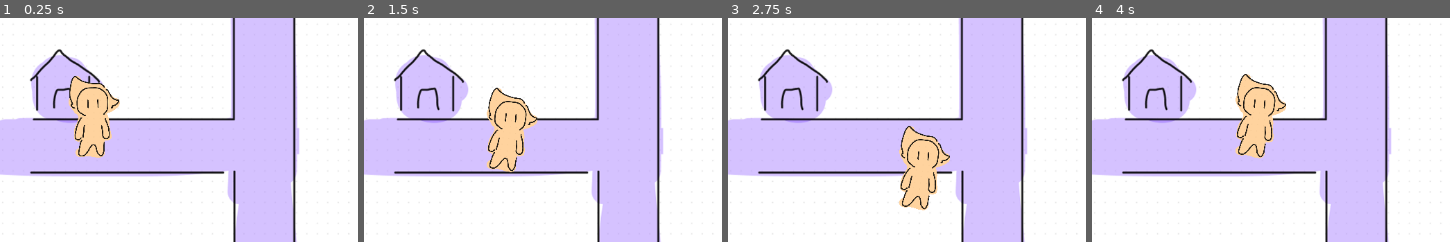
Above: before the commit, frames 1-4 (left to right).
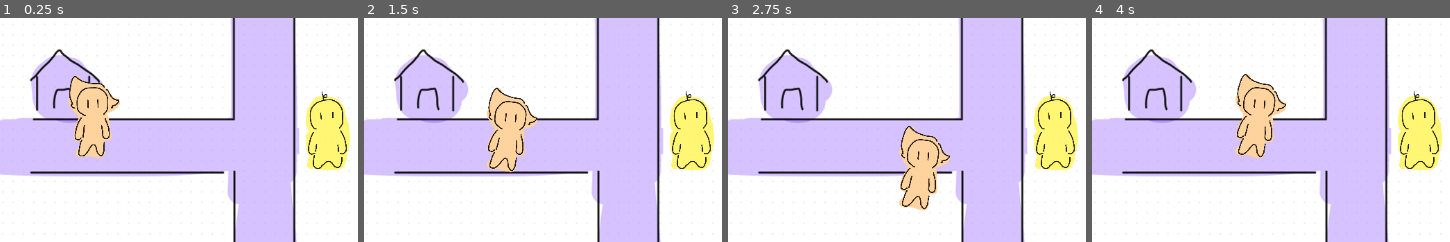
Above: after the commit, the same moments.

Repository: Mantegg/SwordOfCode
Game: Godot game, scene res://Overworld/Overworld.tscn
Same seed, same stepped clock (60 frames per second), same inputs: the game is played once before the commit and once after it. This scene is started directly instead of the project's main scene.
Inputs:
- Up to frame 1 (0.25 s): no input
- Up to frame 2 (1.5 s): tap Enter at 0.5 s; hold D (right) 0.53-1.28 s; hold S (down) from 1.28 s (still down)
- Up to frame 3 (2.75 s): release S (down) at 2.03 s; hold D (right) from 2.03 s (still down)
- Up to frame 4 (4 s): release D (right) at 2.78 s; hold W (up) 2.78-3.53 s; hold A (left) from 3.53 s (still down)
The pictures show only the part of the screen within x 24-74%, y 30-80%; the shares and areas given below are measured in that part.

The runs differ from the first frame. In frame 1, 3.6% of the frame differs, in the area x 85-98%, y 32-68%; in frame 2, 3.6%; in frame 3, 3.6%; in frame 4, 3.6%.

Commit message:
12/2/24
add npc

Diff:
--- a/Overworld/Characters/Main.tscn
+++ b/Overworld/Characters/Main.tscn
@@ -1,7 +1,8 @@
-[gd_scene load_steps=8 format=3 uid="uid://hu1v677gvvig"]
+[gd_scene load_steps=10 format=3 uid="uid://hu1v677gvvig"]
 
 [ext_resource type="Script" path="res://Overworld/Characters/Player.gd" id="1_13hae"]
 [ext_resource type="Texture2D" uid="uid://c4fqid13h7egl" path="res://Assets/mainCharacter.png" id="1_dfow4"]
+[ext_resource type="Texture2D" uid="uid://c2r1dyrqluao2" path="res://Assets/btnF.png" id="3_gxfdl"]
 
 [sub_resource type="RectangleShape2D" id="RectangleShape2D_48k7k"]
 size = Vector2(55, 113)
@@ -60,7 +61,10 @@
 "walk": SubResource("Animation_n11x5")
 }
 
-[node name="CharacterBody2D" type="CharacterBody2D"]
+[sub_resource type="CircleShape2D" id="CircleShape2D_7em0l"]
+radius = 66.0
+
+[node name="Player" type="CharacterBody2D"]
 script = ExtResource("1_13hae")
 
 [node name="Sprite2D" type="Sprite2D" parent="."]
@@ -68,6 +72,12 @@
 rotation = 0.139626
 scale = Vector2(0.124, 0.124)
 texture = ExtResource("1_dfow4")
+
+[node name="F button" type="Sprite2D" parent="."]
+visible = false
+position = Vector2(-4.76837e-07, -87)
+scale = Vector2(0.061551, 0.0564443)
+texture = ExtResource("3_gxfdl")
 
 [node name="CollisionShape2D" type="CollisionShape2D" parent="."]
 position = Vector2(-0.500004, 0.499996)
@@ -77,3 +87,11 @@
 libraries = {
 "": SubResource("AnimationLibrary_noyrw")
 }
+
+[node name="Area2D" type="Area2D" parent="."]
+
+[node name="CollisionShape2D" type="CollisionShape2D" parent="Area2D"]
+shape = SubResource("CircleShape2D_7em0l")
+
+[connection signal="body_entered" from="Area2D" to="." method="_on_area_2d_body_entered"]
+[connection signal="body_exited" from="Area2D" to="." method="_on_area_2d_body_exited"]
--- a/Overworld/Characters/Player.gd
+++ b/Overworld/Characters/Player.gd
@@ -3,6 +3,7 @@
 
 const SPEED = 100.0
 @onready var animationPlayer = $AnimationPlayer
+@onready var area = $Area2D
 
 func _physics_process(delta):
 
@@ -15,3 +16,12 @@
 		animationPlayer.play("walk")
 
 	move_and_slide()
+
+func _on_area_2d_body_entered(body):
+	if body.is_in_group("interect"):
+		$"F button".visible = true
+
+
+func _on_area_2d_body_exited(body):
+	if body.is_in_group("interect"):
+		$"F button".visible = false
--- /dev/null
+++ b/Overworld/Characters/npc.tscn
@@ -0,0 +1,15 @@
+[gd_scene load_steps=3 format=3 uid="uid://du5nhsgb2to7p"]
+
+[ext_resource type="Texture2D" uid="uid://cldl0ybwlvphi" path="res://Assets/npc.png" id="1_iuu7q"]
+
+[sub_resource type="RectangleShape2D" id="RectangleShape2D_rmu0q"]
+size = Vector2(68, 108)
+
+[node name="npc" type="CharacterBody2D" groups=["interect"]]
+
+[node name="Sprite2D" type="Sprite2D" parent="."]
+scale = Vector2(0.124, 0.124)
+texture = ExtResource("1_iuu7q")
+
+[node name="CollisionShape2D2" type="CollisionShape2D" parent="."]
+shape = SubResource("RectangleShape2D_rmu0q")
--- a/Overworld/Overworld.tscn
+++ b/Overworld/Overworld.tscn
@@ -1,7 +1,8 @@
-[gd_scene load_steps=3 format=3 uid="uid://b653rd55lmn2h"]
+[gd_scene load_steps=4 format=3 uid="uid://b653rd55lmn2h"]
 
 [ext_resource type="Texture2D" uid="uid://ckl1mvd8mny0t" path="res://Assets/map1.png" id="1_tl0og"]
 [ext_resource type="PackedScene" uid="uid://hu1v677gvvig" path="res://Overworld/Characters/Main.tscn" id="2_wo50a"]
+[ext_resource type="PackedScene" uid="uid://du5nhsgb2to7p" path="res://Overworld/Characters/npc.tscn" id="3_px7dw"]
 
 [node name="Overworld" type="Node2D"]
 
@@ -17,6 +18,9 @@
 texture = ExtResource("1_tl0og")
 expand_mode = 1
 
-[node name="CharacterBody2D" parent="." instance=ExtResource("2_wo50a")]
+[node name="Player" parent="." instance=ExtResource("2_wo50a")]
 position = Vector2(452, 336)
 motion_mode = 1
+
+[node name="npc" parent="." instance=ExtResource("3_px7dw")]
+position = Vector2(792, 356)
--- a/UI/CodingSpace.gd
+++ b/UI/CodingSpace.gd
@@ -1,10 +1,7 @@
 extends Control
-
-
 
 func _on_btn_run_pressed():
 	$HSplitContainer/TabContainer.current_tab = 1
 
-
 func _on_btn_reset_pressed():
 	$HSplitContainer/ColorRect2/Code.clear()
--- a/UI/MainMenu.tscn
+++ b/UI/MainMenu.tscn
@@ -138,6 +138,7 @@
 offset_bottom = 144.109
 
 [node name="Label2" type="Label" parent="Optionpopup/AspectRatioContainer/MarginContainer/ColorRect"]
+layout_mode = 0
 offset_left = 148.0
 offset_top = 119.109
 offset_right = 202.0
Binary file added: Assets/btnF.png
Not shown, added: Assets/btnF.png.import
Binary file added: Assets/npc.png
Not shown, added: Assets/npc.png.import
